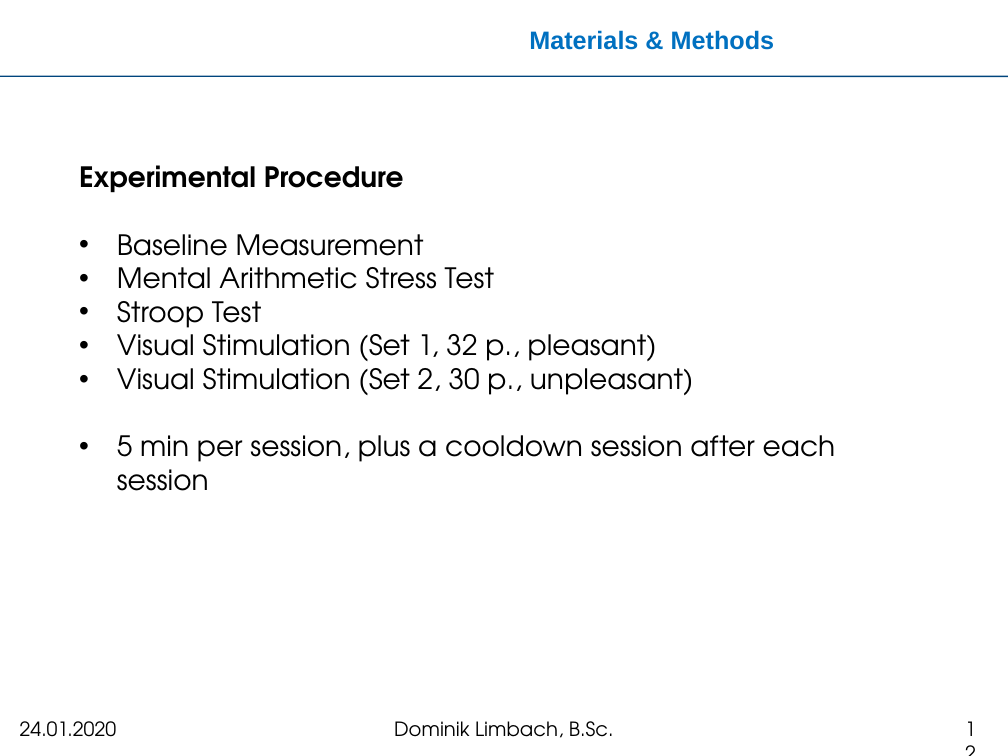
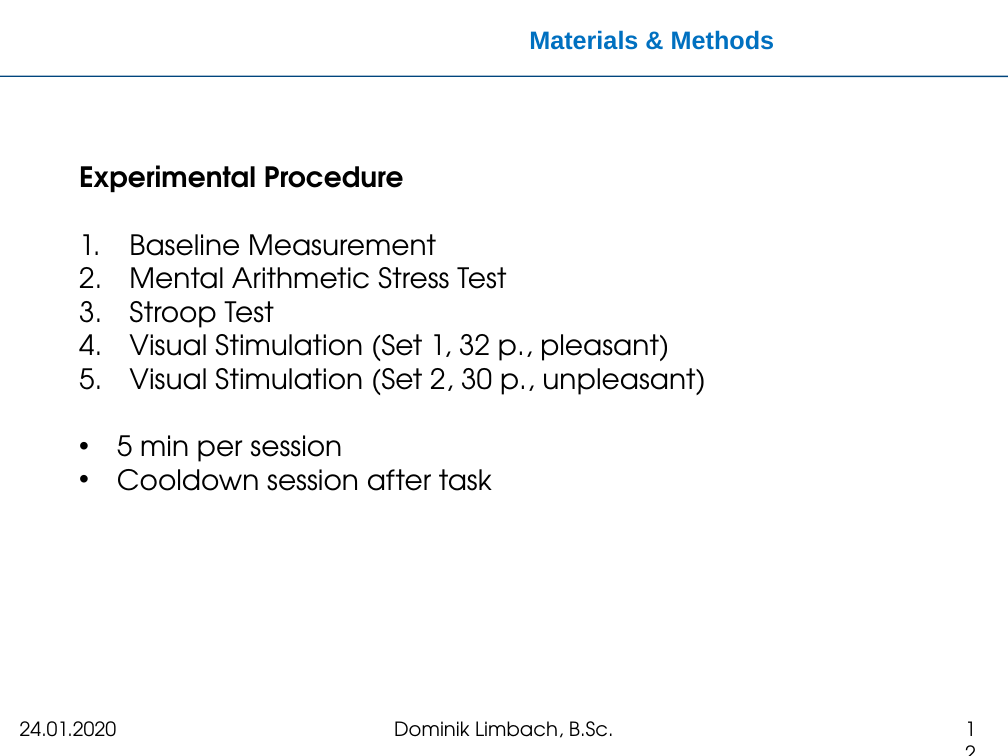
Before and after one commit to meistalampe/MTEC, a slide deck: slide 12 of Kolloquium-Master/kolloquium.pptx. Drawn at 1008x756 pixels with LibreOffice and Linux fonts; fonts in the diff are those of the drawing; background and template pictures are left out. Boxes give left, top, right and bottom in pixels: in the first picture for what was removed or moved away, otherwise in the second. Text is boxed around its words. In the diff, an @@ line names an element or a change of style, - is before the commit and + after.

```diff
--- a/Kolloquium-Master/kolloquium.pptx
+++ b/Kolloquium-Master/kolloquium.pptx
@@ text at box(129, 234, 706, 395): bullet • to 1. @@
@@ text at box(117, 435, 492, 491): text changed @@
-• 5 min per session, plus a cooldown session after each session
+• 5 min per session
+• Cooldown session after task
```
Also in this commit, not shown: 14 other slides changed.
